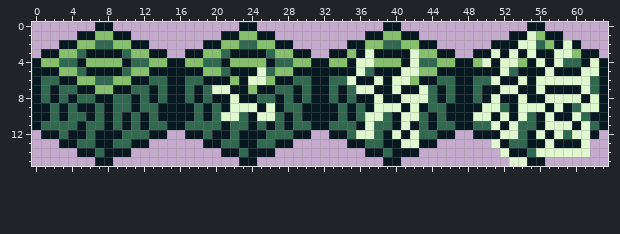
One commit to this pixel-art file: assets/sprites/tree.aseprite. The picture above was drawn from the file before the commit.
64x16 pixels, 1 frame.
After the commit:
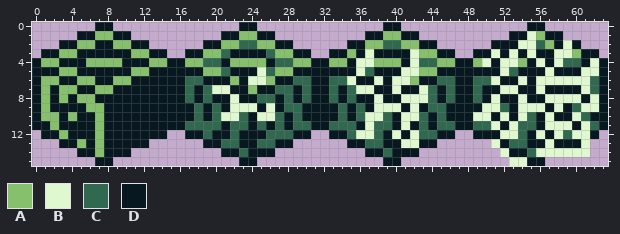
Palette (. is transparent): A #86c06c  B #e0f8cf  C #306850  D #071821
Difference:
{"where": "layer \"wood\""}
{"y":2,"x":7,"old":"CC","new":"DD"}
{"y":3,"x":5,"old":"C","new":"D"}
{"y":3,"x":10,"old":"C","new":"D"}
{"y":4,"x":3,"old":"CC","new":"DD"}
{"y":4,"x":11,"old":"CC","new":"DD"}
{"y":5,"x":5,"old":"C","new":"D"}
{"y":5,"x":10,"old":"C","new":"D"}
{"y":6,"x":1,"old":"CC","new":"AA"}
{"y":6,"x":7,"old":"CC","new":"DD"}
{"y":6,"x":13,"old":"CC","new":"DD"}
{"y":7,"x":1,"old":"C","new":"A"}
{"y":7,"x":3,"old":"CC","new":"AA"}
{"y":7,"x":11,"old":"CC","new":"DD"}
{"y":7,"x":14,"old":"C","new":"D"}
{"y":8,"x":1,"old":"C","new":"A"}
{"y":8,"x":3,"old":"C","new":"A"}
{"y":8,"x":5,"old":"CC","new":"AA"}
{"y":8,"x":9,"old":"CC","new":"DD"}
{"y":8,"x":12,"old":"C","new":"D"}
{"y":8,"x":14,"old":"C","new":"D"}
{"y":9,"x":1,"old":"DC","new":"AD"}
{"y":9,"x":4,"old":"C","new":"D"}
{"y":9,"x":6,"old":"DC","new":"AA"}
{"y":9,"x":9,"old":"CC","new":"DD"}
{"y":9,"x":12,"old":"CC","new":"DD"}
{"y":10,"x":1,"old":"DC","new":"AA"}
{"y":10,"x":4,"old":"CC","new":"AD"}
{"y":10,"x":7,"old":"C","new":"A"}
{"y":10,"x":9,"old":"C","new":"D"}
{"y":10,"x":11,"old":"C","new":"D"}
{"y":10,"x":13,"old":"C","new":"D"}
{"y":11,"x":1,"old":"CCCC","new":"DADD"}
{"y":11,"x":6,"old":"CC","new":"DA"}
{"y":11,"x":9,"old":"C","new":"D"}
{"y":11,"x":11,"old":"C","new":"D"}
{"y":11,"x":13,"old":"CC","new":"DD"}
{"y":12,"x":3,"old":"C","new":"A"}
{"y":12,"x":6,"old":"CD","new":"DA"}
{"y":12,"x":10,"old":"CCC","new":"DDD"}
{"y":13,"x":5,"old":"CCD","new":"ADA"}
{"y":13,"x":9,"old":"CC","new":"DD"}
{"y":14,"x":7,"old":"C","new":"A"}
{"label":"changed","picture_box":[41,40,167,157]}
